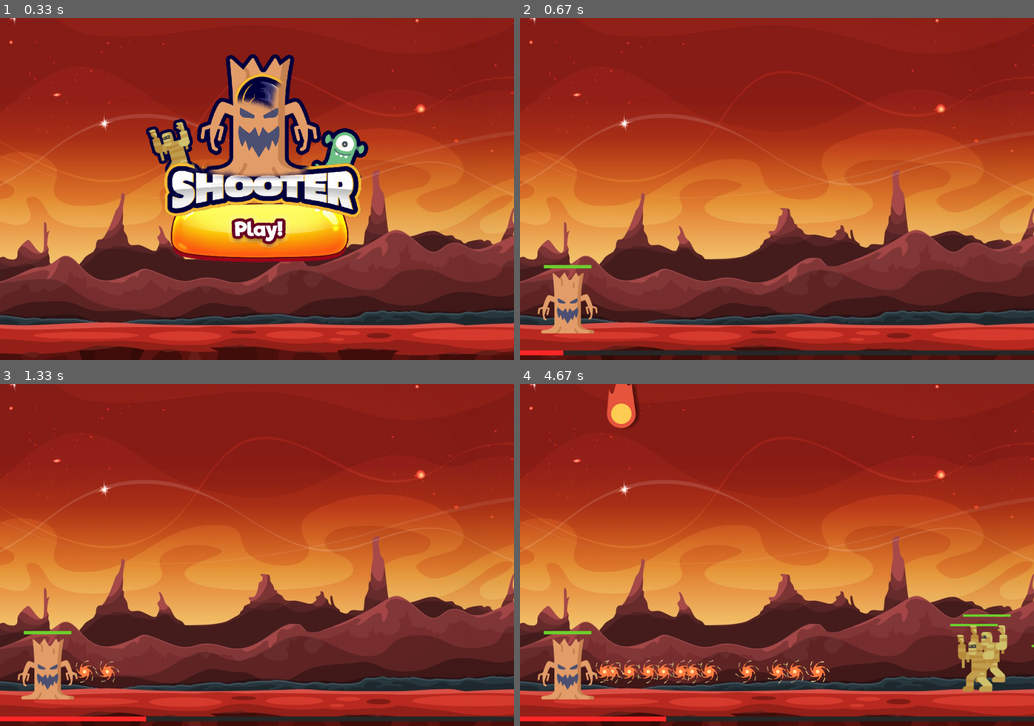
Above: before the commit, frames 1-4 (two rows, left to right).
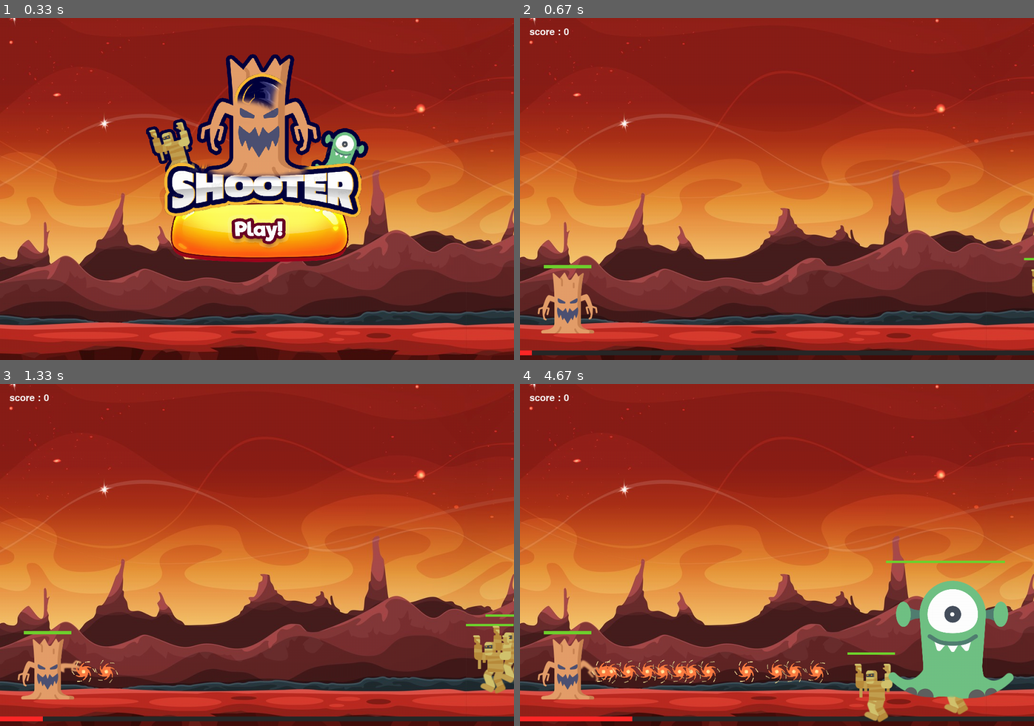
Above: after the commit, the same moments.

Repository: quetinmialon/test_pygame
Game: pygame game, started from main.py
Two runs of this game, one before a commit and one after it. Both use one fixed random seed, a clock stepped at 60 frames per second and the inputs below.
Inputs (mouse positions are in pixels of both pictures, inside the frame that each line leads up to):
- Up to frame 1 (0.33 s): no input
- Up to frame 2 (0.67 s): click (756, 202) at 0.38 s
- Up to frame 3 (1.33 s): tap Space at 0.67, 1.07 s
- Up to frame 4 (4.67 s): tap Space at 1.37, 1.9, 2.57, 2.87, 3.07, 3.37, 3.63, 3.97, 4.27, 4.4 s; click (838, 585) at 1.55 s; click (782, 589) at 2.22 s

Frame 1 is identical in both runs. In frame 2, 0.2% of the frame differs, in the area x 1-100%, y 3-99%; in frame 3, 1.8%; in frame 4, 8.4%, in the area x 1-100%, y 0-99%.

Commit message:
jeu fini

Diff:
--- a/Game.py
+++ b/Game.py
@@ -1,10 +1,10 @@
 import pygame
 from Player import Player
-from monster import Monster
+from monster import *
 from comete_event import cometFallEvent
-import random
+from sounds import SoundManager
 
-class Game :
+class Game:
     def __init__(self):
         self.is_playing = False
         self.all_players = pygame.sprite.Group()
@@ -13,29 +13,30 @@
         self.all_monsters = pygame.sprite.Group()
         self.pressed = {}
         self.comet_event = cometFallEvent(self)
+        self.score = 0
+        self.font = pygame.font.SysFont('gothica', 30)
+        self.sound_manager = SoundManager()
+
 
     def update(self, screen):
         screen.blit(self.player.image, self.player.rect)
         self.player.update_health_bar(screen)
-
+        self.player.update_animation()
         self.comet_event.update_bar(screen)
-
 
         for missile in self.player.all_missiles:
             missile.move()
 
-
-        for monster in self.all_monsters :
+        for monster in self.all_monsters:
             monster.move()
             monster.update_health_bar(screen)
+            monster.update_animation()
 
-        for comet in self.comet_event.all_commets :
+        for comet in self.comet_event.all_commets:
             comet.fall()
 
         self.player.all_missiles.draw(screen)
-
         self.all_monsters.draw(screen)
-
         self.comet_event.all_commets.draw(screen)
 
         if self.pressed.get(pygame.K_RIGHT) and self.player.rect.x + self.player.rect.width < screen.get_width():
@@ -43,20 +44,29 @@
         elif self.pressed.get(pygame.K_LEFT) and self.player.rect.x > 0:
             self.player.move_left()
 
-    def game_over (self):
-      self.all_monsters = pygame.sprite.Group()
-      self.player.health = self.player.max_health
-      self.is_playing = False
+
+        score_text = self.font.render(f'score : {self.score}',1, (250,250,250))
+        screen.blit(score_text, (20,20))
+
+    def game_over(self):
+        self.all_monsters.empty()
+        self.comet_event.all_commets.empty()
+        self.player.health = self.player.max_health
+        self.comet_event.reset()
+        self.is_playing = False
+        self.score = 0
+        self.sound_manager.play('game_over')
 
     def start(self):
         self.is_playing = True
-        i = random.randint(1, 4)
-        for x in range(i) :
-            self.spawn_monster()
+        self.all_monsters.empty()
+        self.comet_event.reset()
+        for i in range(2):
+            self.spawn_monster(Mummy)
+        self.spawn_monster(Alien)
 
-    def spawn_monster(self):
-        monster = Monster(self)
-        self.all_monsters.add(monster)
+    def spawn_monster(self, monster_class):
+        self.all_monsters.add(monster_class(self))
 
     def check_collision(self, sprite, group):
-        return pygame.sprite.spritecollide(sprite,group, False, pygame.sprite.collide_mask)
+        return pygame.sprite.spritecollide(sprite, group, False, pygame.sprite.collide_mask)
--- a/Player.py
+++ b/Player.py
@@ -1,17 +1,16 @@
 import pygame
 from Missile import Missile
+import animation
 
-
-class Player(pygame.sprite.Sprite):
+class Player(animation.AnimateSprite):
     def __init__(self, Game):
-        super().__init__()
+        super().__init__('player')
         self.game = Game
         self.health = 100
         self.max_health = 100
         self.attack = 10
         self.velocity = 3
         self.all_missiles = pygame.sprite.Group()
-        self.image = pygame.image.load('assets/player.png')
         self.rect = self.image.get_rect()
         self.rect.y = 500
         self.rect.x = 0
@@ -26,6 +25,11 @@
 
     def launch_missile(self):
         self.all_missiles.add(Missile(self))
+        self.start_animation()
+        self.game.sound_manager.play('tir')
+
+    def update_animation(self):
+        self.animate()
 
     def update_health_bar(self, surface):
 
--- /dev/null
+++ b/animation.py
@@ -0,0 +1,45 @@
+import pygame
+
+class AnimateSprite(pygame.sprite.Sprite):
+
+    def __init__(self, spriteName, size = (200,200)):
+        super().__init__()
+        self.size = size
+        self.image= pygame.image.load(f'assets/{spriteName}.png')
+        self.image = pygame.transform.scale(self.image, size)
+        self.current_image = 0
+        self.images = animation.get(spriteName)
+        self.animation = False
+
+    def animate(self, loop = False):
+        if self.animation:
+            self.current_image += 1
+            if self.current_image >= len(self.images):
+                self.current_image = 0
+                if not loop :
+                    self.stop_animation()
+            self.image = self.images[self.current_image]
+            self.image = pygame.transform.scale(self.image, self.size)
+
+
+    def start_animation(self):
+        self.animation = True
+
+    def stop_animation(self):
+        self.animation = False
+
+
+def load_animation_image(spriteName):
+    images = []
+    path = f'assets/{spriteName}/{spriteName}'
+    for num in range (1,24):
+        image_path = path + str(num) + '.png'
+        images.append(pygame.image.load(image_path))
+
+    return images
+
+animation = {
+    'mummy' :  load_animation_image('mummy'),
+    'player' : load_animation_image('player'),
+    'alien' : load_animation_image('alien'),
+}
--- a/comete.py
+++ b/comete.py
@@ -1,12 +1,14 @@
 import pygame
 import random
+
+from monster import *
 
 class Comet(pygame.sprite.Sprite):
     def __init__(self, comet_event):
         super().__init__()
         self.image = pygame.image.load('assets/comet.png')
         self.rect = self.image.get_rect()
-        self.velocity = random.randint(1,6) / 4
+        self.velocity = random.randint(1,2)
         self.rect.x = random.randint(20,800)
         self.rect.y = - random.randint(0,800)
         self.comet_event = comet_event
@@ -15,9 +17,21 @@
 
         if self.rect.y >= 540:
             self.remove()
+            if len(self.comet_event.all_commets) == 0:
+                self.comet_event.reset()
+                self.comet_event.fall_mode = False
+                self.comet_event.meteors_generated = False
 
-        if self.comet_event.game.check_collision(self,self.comet_event.game.all_players):
+        if self.comet_event.game.check_collision(self, self.comet_event.game.all_players):
             self.remove()
             self.comet_event.game.player.damage(20)
+
+        if len(self.comet_event.all_commets) == 0:
+            self.comet_event.reset()
+            self.comet_event.fall_mode = False
+            self.comet_event.meteors_generated = False
+            self.comet_event.game.start()
+
     def remove(self):
         self.comet_event.all_commets.remove(self)
+        self.comet_event.game.sound_manager.play('meteorite')
--- a/comete_event.py
+++ b/comete_event.py
@@ -3,33 +3,35 @@
 
 class cometFallEvent:
     def __init__(self, game):
+        self.game = game
+        self.reset()
+
+    def reset(self):
         self.percent = 0
-        self.percent_speed = 50
+        self.percent_speed = 15
         self.all_commets = pygame.sprite.Group()
-        self.game = game
         self.fall_mode = False
+        self.meteors_generated = False
 
     def add_percent(self):
         self.percent += self.percent_speed / 100
 
-
     def update_bar(self, surface):
-
         self.add_percent()
         self.attempt_fall()
-        self.fall_mode = True
-        pygame.draw.rect(surface, (40,40,40),[0,surface.get_height()-20,surface.get_width(),10])
-        pygame.draw.rect(surface, (255,40,40),[0,surface.get_height()-20,(surface.get_width()/100)*self.percent,10])
+        pygame.draw.rect(surface, (40, 40, 40), [0, surface.get_height() - 20, surface.get_width(), 10])
+        pygame.draw.rect(surface, (255, 40, 40), [0, surface.get_height() - 20, (surface.get_width() / 100) * self.percent, 10])
 
     def meteor_fall(self):
-        self.all_commets.add(Comet(self))
+        print("Déclenchement de la chute des météores.")
+        for i in range(20):
+            self.all_commets.add(Comet(self))
 
     def is_full_loaded(self):
         return self.percent >= 100
-    def reset_bar(self):
-        self.percent = 0
 
     def attempt_fall(self):
-        if self.is_full_loaded():
+        if self.is_full_loaded() and len(self.game.all_monsters) == 0 and not self.fall_mode and not self.meteors_generated:
             self.meteor_fall()
-            self.reset_bar()
+            self.meteors_generated = True
+            self.fall_mode = True
--- a/main.py
+++ b/main.py
@@ -4,6 +4,10 @@
 
 
 pygame.init()
+
+clock = pygame.time.Clock()
+FPS = 60
+
 
 pygame.display.set_caption('tree vs momies')
 screen = pygame.display.set_mode((1080,720))
@@ -45,3 +49,6 @@
         elif event.type == pygame.MOUSEBUTTONDOWN :
             if play_button_rect.collidepoint(event.pos):
                 game.start()
+                game.sound_manager.play('click')
+
+    clock.tick(FPS)
--- a/monster.py
+++ b/monster.py
@@ -1,33 +1,45 @@
 import pygame
 import random
-
-class Monster (pygame.sprite.Sprite):
-    def __init__(self, game):
+import animation
+class Monster (animation.AnimateSprite):
+    def __init__(self, game, name, size, offset = 0, score = 100):
 
 
-        super().__init__()
+        super().__init__(name, size)
 
         self.game = game
         self.health = 100
         self.max_health = 100
         self.attack = 0.3
-        self.image = pygame.image.load('assets/mummy.png')
         self.rect = self.image.get_rect()
-        self.velocity = random.randint(4,12) / 6
         self.rect.x = 1000 + random.randint(0,300)
-        self.rect.y = 500 + random.randint(0,100)
+        self.rect.y = 500 + random.randint(0,100) - offset
+        self.start_animation()
+        self.score = score
 
     def update_health_bar(self, surface):
 
         pygame.draw.rect(surface,(80,80,80),[self.rect.x + 10,self.rect.y-20,self.max_health,5])
         pygame.draw.rect(surface,(111,210,46),[self.rect.x + 10,self.rect.y-20,self.health,5])
 
+    def update_animation(self):
+        self.animate(True)
+
+    def set_speed(self, speed):
+        self.default_speed = speed
+        self.velocity = random.randint(1,self.default_speed)
     def damage(self, damage):
         self.health -= damage
-        if self.health <= 0 :
-            self.rect.x = 1000 + random.randint(0,300)
-            self.health = self.max_health
-            self.velocity = random.randint(1,3)
+        if self.health <= 0:
+            if self.game.comet_event.is_full_loaded():
+                self.game.all_monsters.remove(self)
+                self.game.comet_event.attempt_fall()
+
+            else:
+                self.rect.x = 1000 + random.randint(0, 300)
+                self.health = self.max_health
+                self.velocity = random.randint(1, 3)
+            self.game.score += self.score
 
     def move(self):
 
@@ -35,3 +47,18 @@
             self.rect.x -= self.velocity
         else :
             self.game.player.damage(self.attack)
+
+
+class Mummy (Monster):
+    def __init__(self, game):
+        self.set_speed(4)
+        super().__init__(game, "mummy",(130,130))
+        self.attack = 0.8
+
+class Alien (Monster):
+    def __init__(self, game):
+        self.set_speed(2)
+        super().__init__(game, "alien",(300,300), 150, 500)
+        self.health = 250
+        self.max_health = 250
+        self.attack = 1.5
--- /dev/null
+++ b/sounds.py
@@ -0,0 +1,14 @@
+import pygame
+
+class SoundManager :
+
+    def __init__(self):
+        self.sounds = {
+            'click' : pygame.mixer.Sound('assets/sounds/click.ogg'),
+            'game_over' : pygame.mixer.Sound('assets/sounds/game_over.ogg'),
+            'meteorite' : pygame.mixer.Sound('assets/sounds/meteorite.ogg'),
+            'tir' : pygame.mixer.Sound('assets/sounds/tir.ogg')
+        }
+
+    def play(self, name):
+        self.sounds[name].play()
